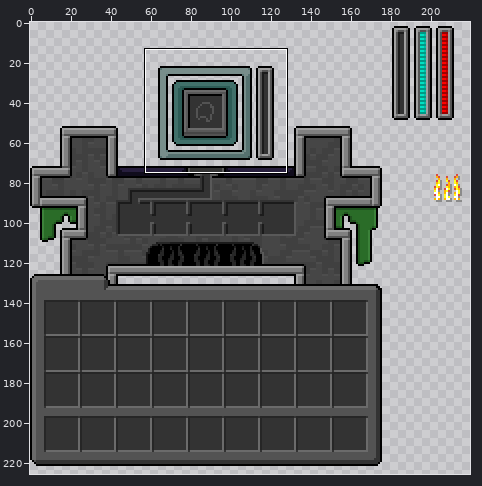
Edited in one commit: sprite sheet (assets/minecraft/optifine/gui/container/beacon_altar/beacon_altar.png). Above, an overview of the earlier version with the close-up marked.
Close-up. Old version:
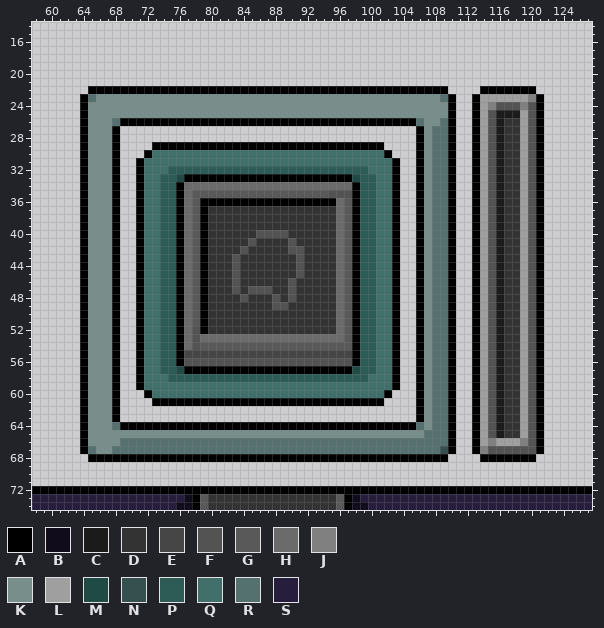
The file is 256x256 pixels. Colours within 5 levels of each other are drawn and written as one. Shown: x 58..127, y 14..74. The wide view leaves out empty margins.
Palette (. is transparent): A #000000  B #100c1c  C #1b1b1b  D #333333  E #464646  F #535353  G #595959  H #6b6b6b  J #808080  K #788e8b  L #9f9f9f  M #204a44  N #365050  P #2d5c56  Q #41706a  R #55716f  S #271e3d
Pixels before (only the part around the change), first column x 59:
14 ..................................................................
15 ..................................................................
16 ..................................................................
17 ..................................................................
18 ..................................................................
19 ..................................................................
20 ..................................................................
21 ..................................................................
22 ......AAAAAAAAAAAAAAAAAAAAAAAAAAAAAAAAAAAAAAAAAAAAA....AAAAAAA....
23 .....ARKKKKKKKKKKKKKKKKKKKKKKKKKKKKKKKKKKKKKKKKKKKRA..ALLLLLLJA...
24 .....AKKKKKKKKKKKKKKKKKKKKKKKKKKKKKKKKKKKKKKKKKKKKKA..ALJFFFJFA...
25 .....AKKKKKKKKKKKKKKKKKKKKKKKKKKKKKKKKKKKKKKKKKKKKKA..ALFCCCLFA...
26 .....AKKKRAAAAAAAAAAAAAAAAAAAAAAAAAAAAAAAAAAAAARKKRA..ALFCDDLFA...
27 .....AKKKA.....................................AKRRA..ALFCDDLFA...
28 .....AKKKA.....................................AKRRA..ALFCDDLFA...
29 .....AKKKA....AAAAAAAAAAAAAAAAAAAAAAAAAAAAA....AKRRA..ALFCDDLFA...
30 .....AKKKA...AQQQQQQQQQQQQQQQQQQQQQQQQQQQQQA...AKRRA..ALFCDDLFA...
31 .....AKKKA..AQQQQQQQQQQQQQQQQQQQQQQQQQQQQQQQA..AKRRA..ALFCDDLFA...
32 .....AKKKA..AQQQPPPPPPPPPPPPPPPPPPPPPPPPPQQQA..AKRRA..ALFCDDLFA...
33 .....AKKKA..AQQPPMAAAAAAAAAAAAAAAAAAAAAMPPQQA..AKRRA..ALFCDDLFA...
34 .....AKKKA..AQQPPAHHHHHHHHHHHHHHHHHHHHHAPPQQA..AKRRA..ALFCDDLFA...
35 .....AKKKA..AQQPPAHGGGGGGGGGGGGGGGGGFFFAPPQQA..AKRRA..ALFCDDLFA...
36 .....AKKKA..AQQPPAHGAAAAAAAAAAAAAAAAAHGAPPQQA..AKRRA..ALFCDDLFA...
37 .....AKKKA..AQQPPAHGADDDDDDDDDDDDDDDDHGAPPQQA..AKRRA..ALFCDDLFA...
38 .....AKKKA..AQQPPAHGADDDDDDDDDDDDDDDDHGAPPQQA..AKRRA..ALFCDDLFA...
39 .....AKKKA..AQQPPAHGADDDDDDDDDDDDDDDDHGAPPQQA..AKRRA..ALFCDDLFA...
40 .....AKKKA..AQQPPAHGADDDDDDFFFFDDDDDDHGAPPQQA..AKRRA..ALFCDDLFA...
41 .....AKKKA..AQQPPAHGADDDDDFDDDDFDDDDDHGAPPQQA..AKRRA..ALFCDDLFA...
42 .....AKKKA..AQQPPAHGADDDDFDDDDDFFDDDDHGAPPQQA..AKRRA..ALFCDDLFA...
43 .....AKKKA..AQQPPAHGADDDFDDDDDDDFDDDDHGAPPQQA..AKRRA..ALFCDDLFA...
44 .....AKKKA..AQQPPAHGADDDFDDDDDDDFDDDDHGAPPQQA..AKRRA..ALFCDDLFA...
45 .....AKKKA..AQQPPAHGADDDFDDDDDDDFDDDDHGAPPQQA..AKRRA..ALFCDDLFA...
46 .....AKKKA..AQQPPAHGADDDFDDDDDDFDDDDDHGAPPQQA..AKRRA..ALFCDDLFA...
47 .....AKKKA..AQQPPAHGADDDFDFFFDDFDDDDDHGAPPQQA..AKRRA..ALFCDDLFA...
48 .....AKKKA..AQQPPAHGADDDDFDDDFDFDDDDDHGAPPQQA..AKRRA..ALFCDDLFA...
49 .....AKKKA..AQQPPAHGADDDDDDDDFFDDDDDDHGAPPQQA..AKRRA..ALFCDDLFA...
50 .....AKKKA..AQQPPAHGADDDDDDDDDDDDDDDDHGAPPQQA..AKRRA..ALFCDDLFA...
51 .....AKKKA..AQQPPAHGADDDDDDDDDDDDDDDDHGAPPQQA..AKRRA..ALFCDDLFA...
52 .....AKKKA..AQQPPAHFADDDDDDDDDDDDDDDDHGAPPQQA..AKRRA..ALFCDDLFA...
53 .....AKKKA..AQQPPAHFHHHHHHHHHHHHHHHHHHGAPPQQA..AKRRA..ALFCDDLFA...
54 .....AKKKA..AQQPPAHFGGGGGGGGGGGGGGGGGGGAPPQQA..AKRRA..ALFCDDLFA...
55 .....AKKKA..AQQPPAEEEEEEEEEEEEEEEEEEEEEAPPQQA..AKRRA..ALFCDDLFA...
56 .....AKKKA..AQQPPAFFFFFFFFFFFFFFFFFFFFFAPPQQA..AKRRA..ALFCDDLFA...
57 .....AKKKA..AQQPPMAAAAAAAAAAAAAAAAAAAAAMPPQQA..AKRRA..ALFCDDLFA...
58 .....AKKKA..AQQQPPPPPPPPPPPPPPPPPPPPPPPPPQQQA..AKRRA..ALFCDDLFA...
59 .....AKKKA..AQQQQQQQQQQQQQQQQQQQQQQQQQQQQQQQA..AKRRA..ALFCDDLFA...
60 .....AKKKA...AQQQQQQQQQQQQQQQQQQQQQQQQQQQQQA...AKRRA..ALFCDDLFA...
61 .....AKKKA....AAAAAAAAAAAAAAAAAAAAAAAAAAAAA....AKRRA..ALFCDDLFA...
62 .....AKKKA.....................................AKRRA..ALFCDDLFA...
63 .....AKKKA.....................................AKRRA..ALFCDDLFA...
64 .....AKKKRAAAAAAAAAAAAAAAAAAAAAAAAAAAAAAAAAAAAARKRRA..ALFCDDLFA...
65 .....AKKKKKKKKKKKKKKKKKKKKKKKKKKKKKKKKKKKKKKKKKKRRRA..ALFCDDLFA...
66 .....AKKKKRRRRRRRRRRRRRRRRRRRRRRRRRRRRRRRRRRRRRRRRRA..ALJLLLJFA...
67 .....ARKKRRRRRRRRRRRRRRRRRRRRRRRRRRRRRRRRRRRRRRRRRNA..AJFFFFFFA...
68 ......AAAAAAAAAAAAAAAAAAAAAAAAAAAAAAAAAAAAAAAAAAAAA....AAAAAAA....
69 ..................................................................
70 ..................................................................
71 ..................................................................
72 AAAAAAAAAAAAAAAAAAAAAAAAAAAAAAAAAAAAAAAAAAAAAAAAAAAAAAAAAAAAAAAAAA
73 SSSSSSSSSSSSSSSSSSBAGDDDDDDDDDDDDDDDDGABSSSSSSSSSSSSSSSSSSSSSSSSSS
74 SSSSSSSSSSSSSSSSSBBAGDDDDDDDDDDDDDDDDGABBSSSSSSSSSSSSSSSSSSSSSSSSS
After the commit:
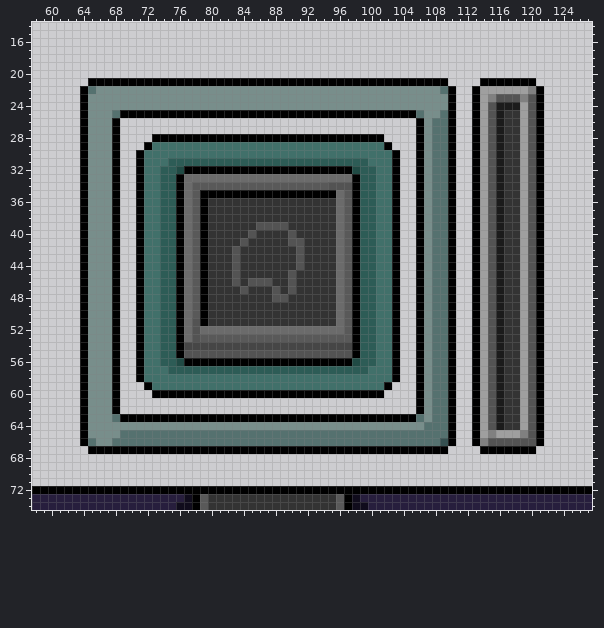
The author wrote: 신호기 제단 텍스쳐 수정
Edits made:
Changed rows in their new state; - is an unchanged pixel.
first column x 64:
21 -AAAAAAAAAAAAAAAAAAAAAAAAAAAAAAAAAAAAAAAAAAAAA----AAAAAAA-
22 ARKKKKKKKKKKKKKKKKKKKKKKKKKKKKKKKKKKKKKKKKKKKRA--ALLLLLLJA
23 -K-------------------------------------------K-----JFFFJF-
24 ---------------------------------------------------FCCCL--
25 ----RAAAAAAAAAAAAAAAAAAAAAAAAAAAAAAAAAAAAAR--R-------DD---
26 ----A.....................................A-R-------------
28 ---------AAAAAAAAAAAAAAAAAAAAAAAAAAAAA--------------------
29 --------AQQQQQQQQQQQQQQQQQQQQQQQQQQQQQA-------------------
30 -------AQ-----------------------------QA------------------
31 -----------PPPPPPPPPPPPPPPPPPPPPPPPP----------------------
32 ----------P-MAAAAAAAAAAAAAAAAAAAAAM-P---------------------
33 ------------AHHHHHHHHHHHHHHHHHHHHHA-----------------------
34 --------------GGGGGGGGGGGGGGGGGFFF------------------------
35 ---------------AAAAAAAAAAAAAAAAAHG------------------------
36 ----------------DDDDDDDDDDDDDDDD--------------------------
39 ----------------------FFFF--------------------------------
40 ---------------------FDDDDF-------------------------------
41 --------------------FD-----F------------------------------
42 -------------------FD-----D-------------------------------
45 --------------------------FD------------------------------
46 ---------------------FFF----------------------------------
47 -------------------DFDDDF---------------------------------
48 --------------------D----FD-------------------------------
49 ------------------------DD--------------------------------
51 --------------F-------------------------------------------
52 ---------------HHHHHHHHHHHHHHHHH--------------------------
53 ---------------GGGGGGGGGGGGGGGGGG-------------------------
54 -------------EEEEEEEEEEEEEEEEEEEEE------------------------
55 -------------FFFFFFFFFFFFFFFFFFFFF------------------------
56 ------------MAAAAAAAAAAAAAAAAAAAAAM-----------------------
57 ----------Q-PPPPPPPPPPPPPPPPPPPPPPP-Q---------------------
58 -----------QQQQQQQQQQQQQQQQQQQQQQQQQ----------------------
59 -------.A-----------------------------A.------------------
60 --------.AAAAAAAAAAAAAAAAAAAAAAAAAAAAA.-------------------
61 ---------.............................--------------------
63 ----RAAAAAAAAAAAAAAAAAAAAAAAAAAAAAAAAAAAAAR---------------
64 ----KKKKKKKKKKKKKKKKKKKKKKKKKKKKKKKKKKKKKKKR--------------
65 -----RRRRRRRRRRRRRRRRRRRRRRRRRRRRRRRRRRRRRR--------JLLLJ--
66 -R--R----------------------------------------N----JFFFFF--
67 .AAAAAAAAAAAAAAAAAAAAAAAAAAAAAAAAAAAAAAAAAAAAA.--.AAAAAAA.
68 -.............................................----.......-
Changed places in both close-ups, as pixel boxes (x1, y1, x2, y2):
changed: (80, 78, 544, 462)
